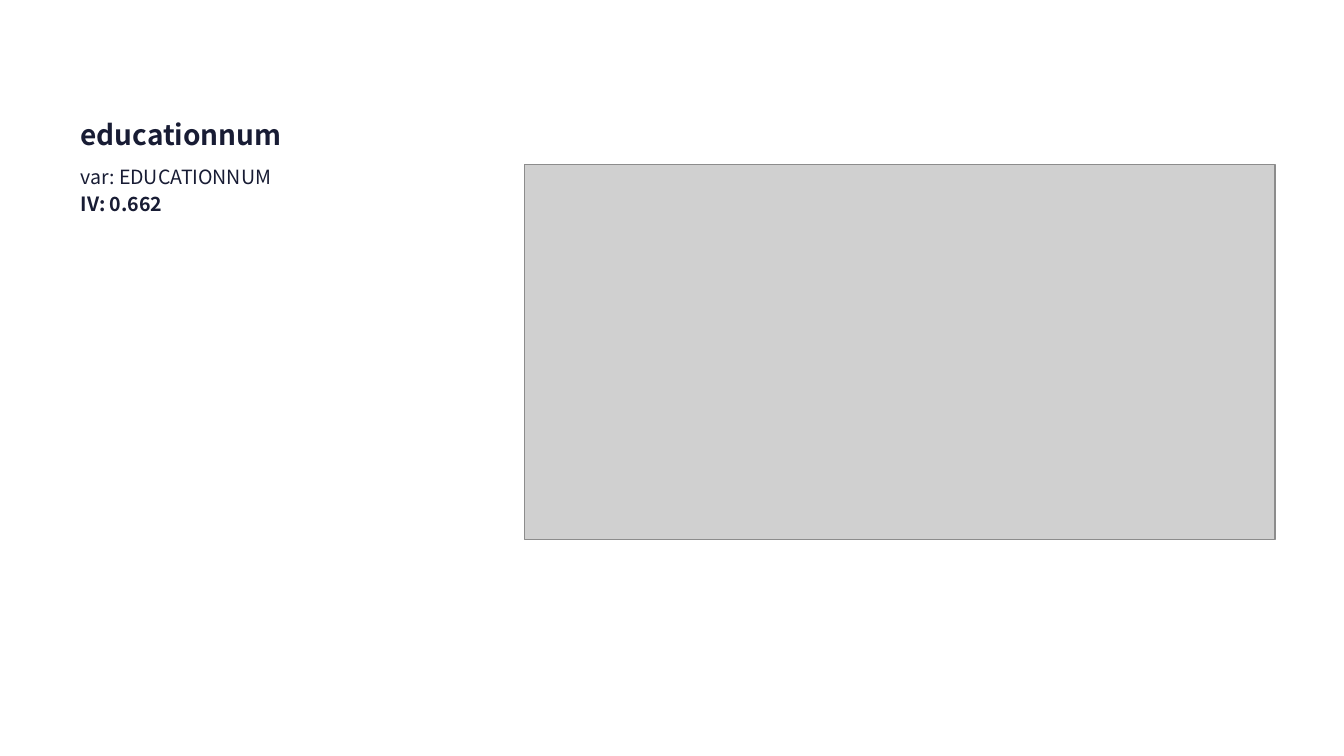
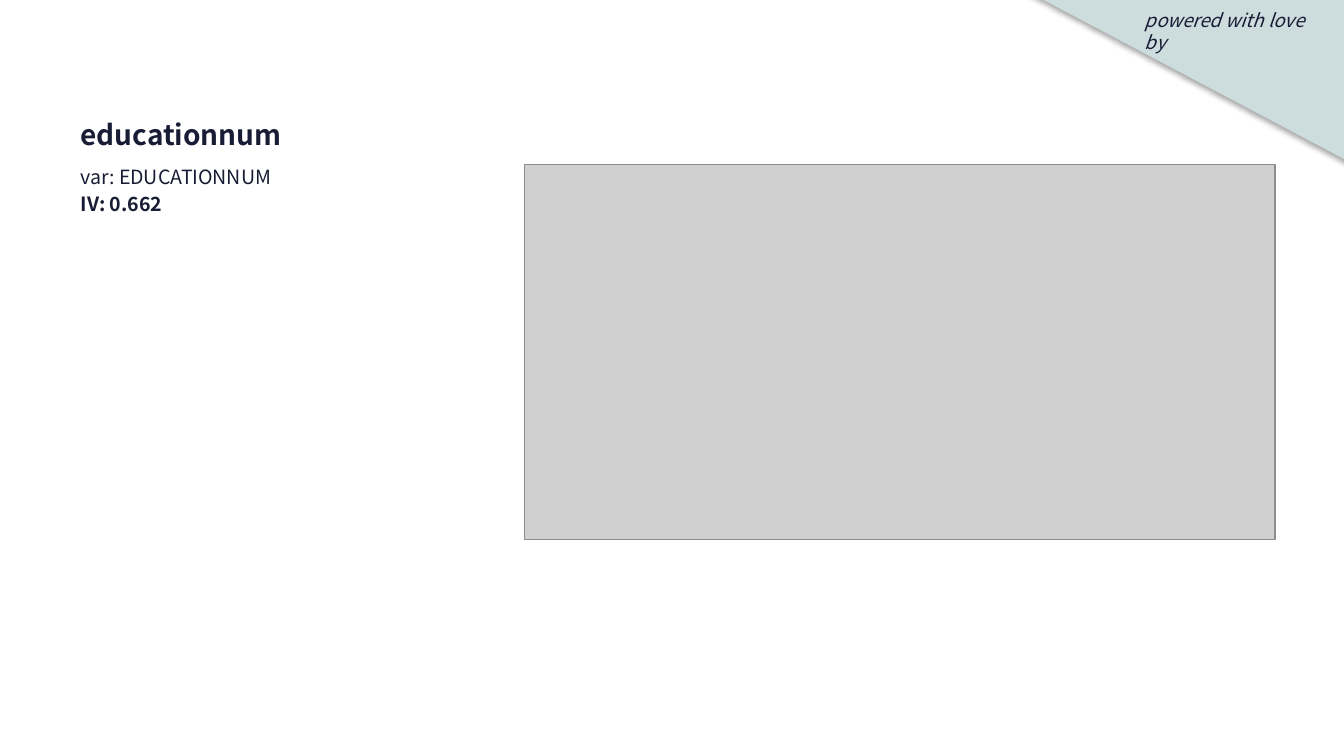
Before and after one commit to welovedatascience/targeter, a slide deck: slide 19 of inst/ressources/report-template.pptx. Drawn at 1344x756 pixels with LibreOffice and Linux fonts; fonts in the diff are those of the drawing; grey boxes stand for pictures; background and template pictures are left out. Boxes give left, top, right and bottom in pixels: in the first picture for what was removed or moved away, otherwise in the second. Text is boxed around its words. In the diff, an @@ line names an element or a change of style, - is before the commit and + after.

```diff
--- a/inst/ressources/report-template.pptx
+++ b/inst/ressources/report-template.pptx
@@ right triangle added at [995, 0, 1344, 168], fill #CDDDDE @@
@@ text added at [1145, 12, 1304, 56], 10 pt, text #181C34, italic @@
+powered with love by
```
Also in this commit, not shown: 14 other slides changed, 11 other files.
